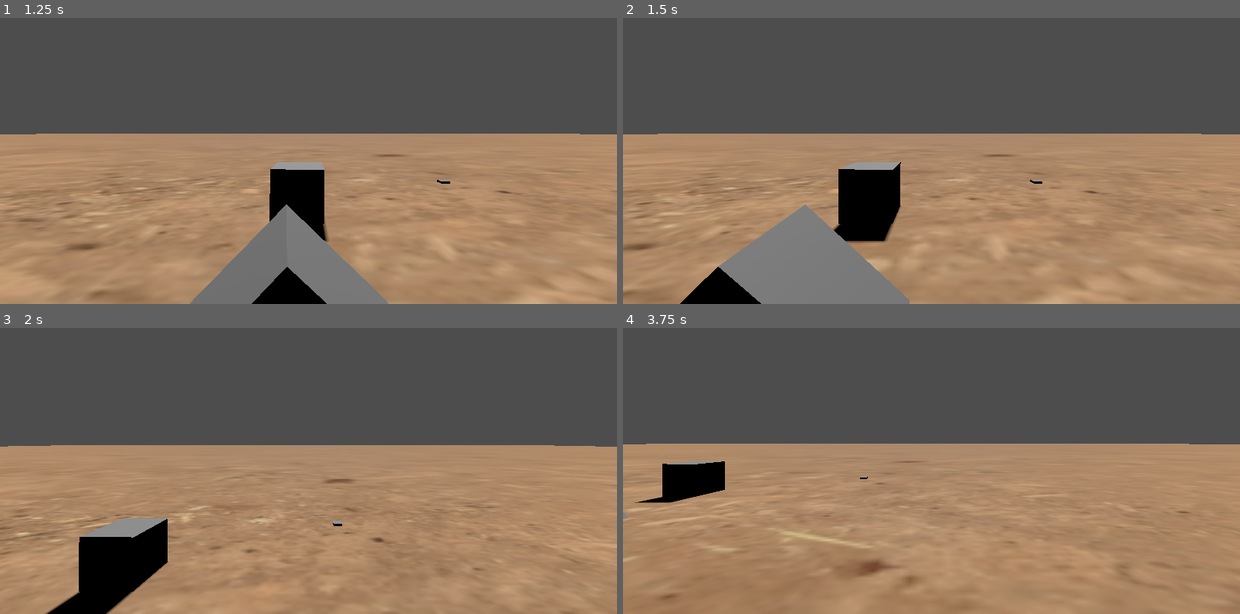
Above: before the commit, frames 1-4 (two rows, left to right).
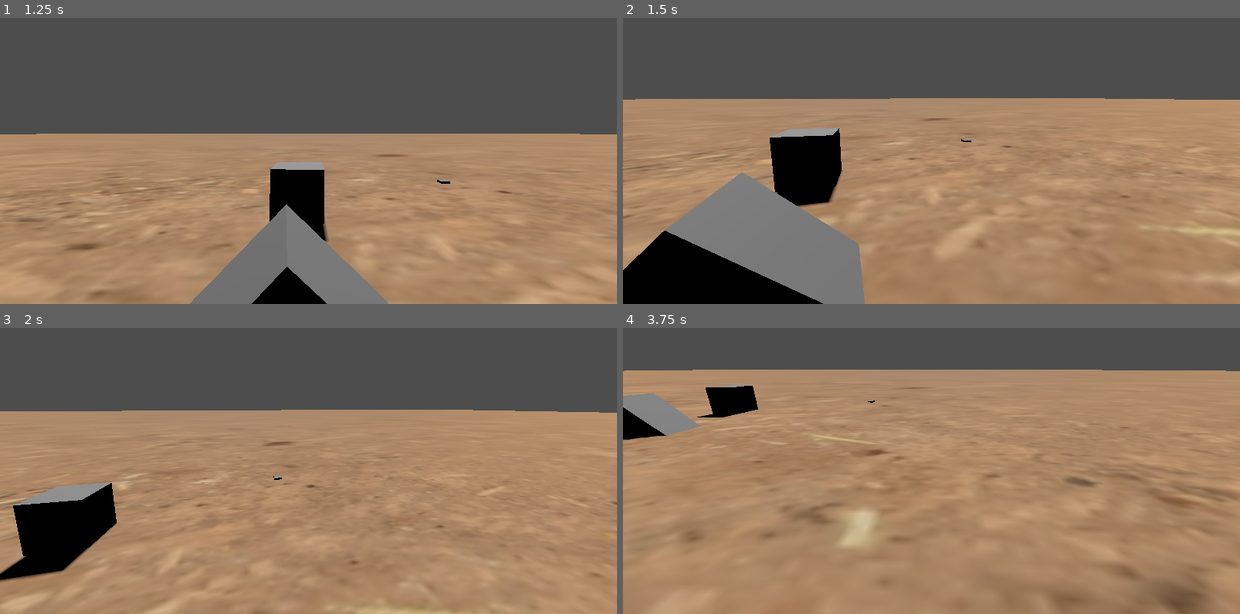
Above: after the commit, the same moments.

Repository: patentsil/MILSIM
Game: Godot game, scene res://world.tscn
Same seed, same stepped clock (60 frames per second), same inputs: the game is played once before the commit and once after it.
Inputs (mouse positions are in pixels of both pictures, inside the frame that each line leads up to):
- Up to frame 1 (1.25 s): click "Start server" at 0.5 s
- Up to frame 2 (1.5 s): tap Enter at 1.25 s; move the mouse to (1067, 112) at 1.27 s; hold D (move_right) from 1.28 s (still down)
- Up to frame 3 (2 s): keep holding D (move_right); tap Space (move_jump) at 1.52 s
- Up to frame 4 (3.75 s): move the mouse to (808, 459) at 2.02 s; release D (move_right) at 2.03 s; hold S (move_backwards) 2.03-2.78 s; tap Space (move_jump) at 2.27 s; move the mouse to (993, 365) at 2.77 s; hold D (move_right) 2.78-3.53 s; move the mouse to (900, 511) at 3.52 s; hold W (move_forward) from 3.53 s (still down)

Frame 1 is identical in both runs. In frame 2, 29% of the frame differs, in the area x 0-100%, y 28-100%; in frame 3, 23%; in frame 4, 33%, in the area x 0-100%, y 14-100%.

Commit message:
peer_id still isn't replicated

Diff:
--- a/CharacterScripts/character.gd
+++ b/CharacterScripts/character.gd
@@ -48,22 +48,21 @@
 		print("This is running on a server")
 	else:
 		print("This is running on a client")
-	while peer_id < 2:
-		await get_tree().create_timer(1).timeout
-		if not multiplayer.is_server():
-			print("The current peer_id on client is " + str(peer_id))
 	#if multiplayer.is_server():
 	print("Character " + str(peer_id) + " ready")
 	print("But the actual peer_id is " + str(multiplayer.get_unique_id()))
-	set_multiplayer_authority(peer_id)
+	set_multiplayer_authority(peer_id, true)
 
 	Input.mouse_mode = Input.MOUSE_MODE_CAPTURED
 	if name_billboard:
 		name_billboard.text = name
 	if not sprite3d:
 		print("Sprite3d is not yet set up")
-	if peer_id == multiplayer.get_unique_id():
+	if str(peer_id) == str(multiplayer.get_unique_id()):
+		print("Found the correct camera for " + str(multiplayer.get_unique_id()))
 		$Camera3D.current = true
+	else:
+		print("Camera was for " + str(peer_id) + " and not for " + str(multiplayer.get_unique_id()))
 
 func _input(event):
 	if not is_multiplayer_authority(): return
--- a/world.gd
+++ b/world.gd
@@ -41,9 +41,6 @@
 
 # This also means to join the game
 func startGame(my_peer_id, is_client):
-	var peerAuthenticating = func(id):
-		print("The peer with id " + str(id) + " is authenticating.")
-	multiplayer.connect("peer_authenticating", peerAuthenticating)
 	if is_client:
 		print("Starting a new game on the client side.")
 	else:
@@ -86,7 +83,6 @@
 		print("Spawning the local player")
 		add_player(1)
 
-
 func add_player(_peer_id):
 	print("A player with the id " + str(_peer_id) + " was added.")
 	var player = Player.instantiate()
